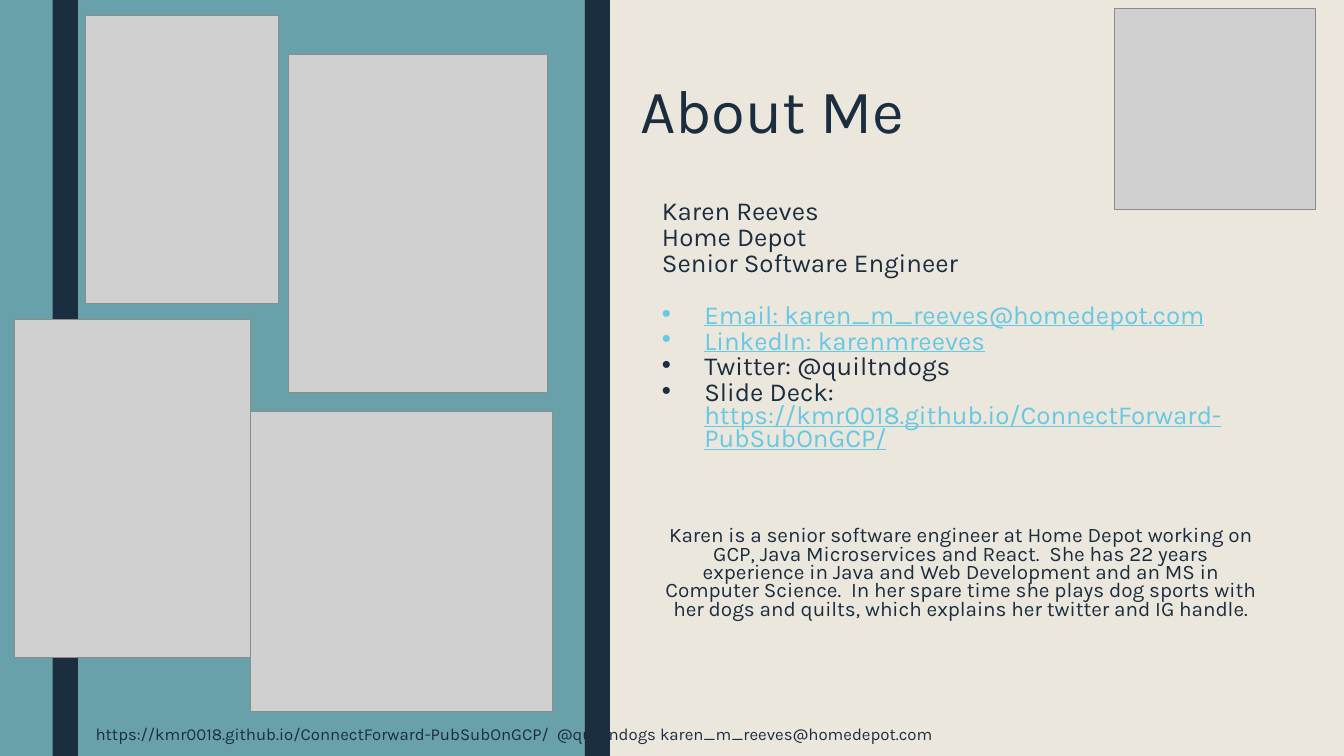
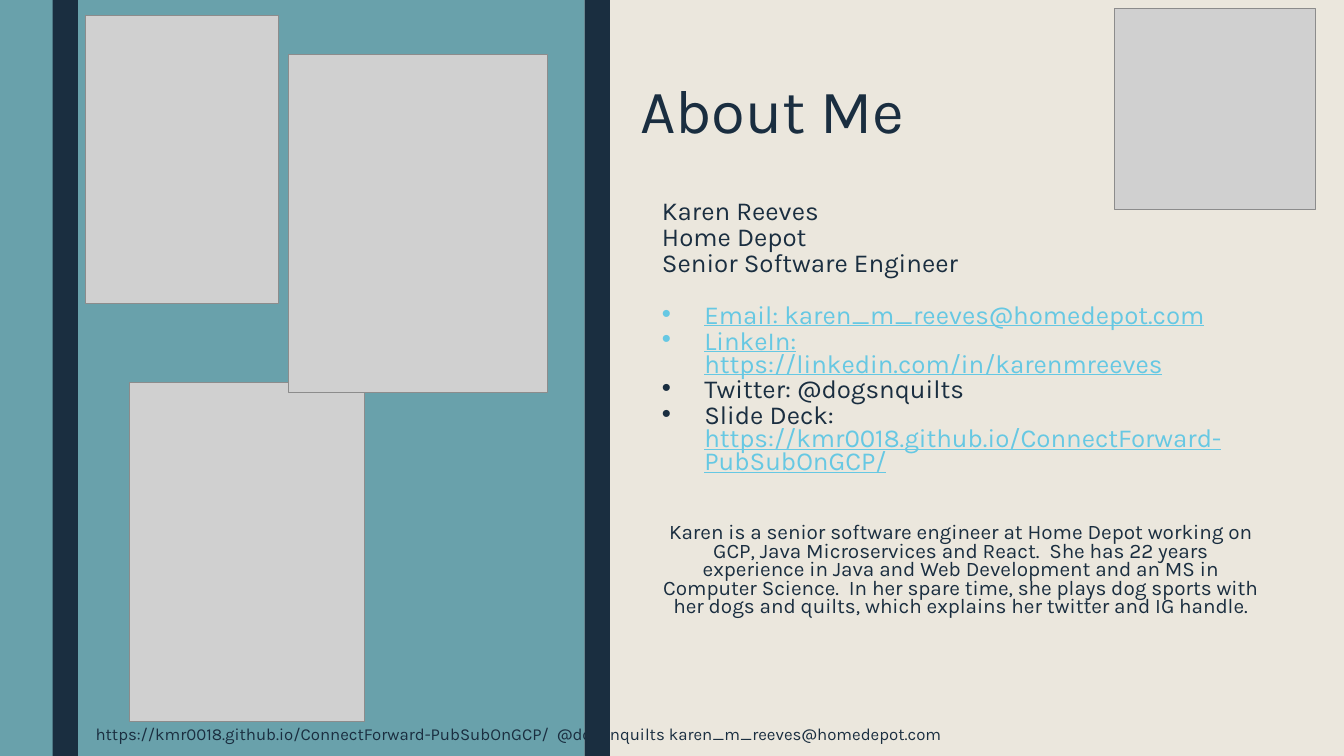
Before and after one commit to kmr0018/ConnectForward-PubSubOnGCP, a slide deck: slide 14 of PubSubGcpPresentation.pptx. Drawn at 1344x756 pixels with LibreOffice and Linux fonts; fonts in the diff are those of the drawing; grey boxes stand for pictures. Boxes give left, top, right and bottom in pixels: in the first picture for what was removed or moved away, otherwise in the second. Text is boxed around its words. In the diff, an @@ line names an element or a change of style, - is before the commit and + after.

Commit message:
update

```diff
--- a/PubSubGcpPresentation.pptx
+++ b/PubSubGcpPresentation.pptx
@@ text at [704,332,1162,405]: text changed @@
-• LinkedIn: karenmreeves
-• Twitter: @quiltndogs
+• LinkeIn: https://linkedin.com/in/karenmreeves
+• Twitter: @dogsnquilts
@@ picture: place and size @@
-picture at [14,320,250,658]
+picture at [129,383,365,722]
@@ picture removed at [250,411,553,712] @@
@@ text at [663,524,1258,618]: text changed @@
-Karen is a senior software engineer at Home Depot working on GCP, Java Microservices and React. She has 22 years experience in Java and Web Development and an MS in Computer Science. In her spare time she plays dog sports with her dogs and quilts, which explains her twitter and IG handle.
+Karen is a senior software engineer at Home Depot working on GCP, Java Microservices and React. She has 22 years experience in Java and Web Development and an MS in Computer Science. In her spare time, she plays dog sports with her dogs and quilts, which explains her twitter and IG handle.
@@ text at [96,725,941,745]: text changed @@
-https://kmr0018.github.io/ConnectForward-PubSubOnGCP/ @quiltndogs karen_m_reeves@homedepot.com
+https://kmr0018.github.io/ConnectForward-PubSubOnGCP/ @dogsnquilts karen_m_reeves@homedepot.com
```
Also in this commit, not shown: 13 other slides changed.
